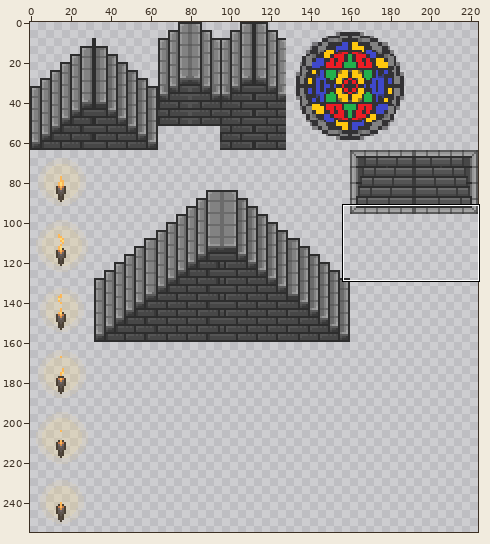
Sprite sheet, stored at resources/tilesets/Untitled (Recovered).png. Above: a wide view before the commit, with the close-up outlined.
Close-up. The starting point:
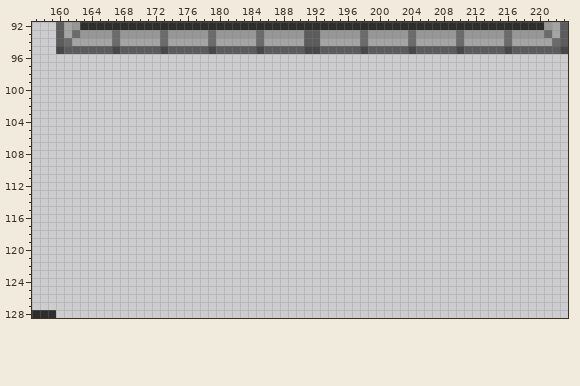
The file is 224x260 pixels. Shown: x 157..223, y 92..128. The wide view leaves out empty margins.
New version:
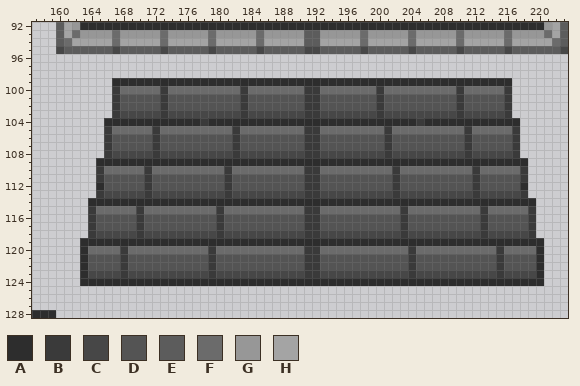
Palette (. is transparent): A #2d2d2d  B #3a3a3a  C #474747  D #545454  E #5c5c5c  F #6b6b6b  G #979797  H #a4a4a4
The edit:
There is now colour A in row 99 at x 167 to 216; in row 104 at x 166 to 177, 179 to 204 and 206 to 217; in row 109 at x 165 to 218; in row 112 at x 165 and 218; in row 114 at x 164 to 219; in row 119 at x 163 to 220.
There is now colour A in rows 120 to 123 at x 163 and 220; in row 124 at x 163 to 220.
There is now colour B in rows 100 to 103 at x 167, 173, 183, 191 to 192, 200, 210 and 216; in row 104 at x 178 and 205; in rows 105 to 108 at x 166, 172, 182, 191 to 192, 201, 211 and 217; in rows 110 to 111 at x 165, 171, 181, 191 to 192, 202, 212 and 218; in row 112 at x 171, 181, 191 to 192, 202 and 212; in row 113 at x 165, 171, 181, 191 to 192, 202, 212 and 218.
There is now colour B in rows 115 to 118 at x 164, 170, 180, 191 to 192, 203, 213 and 219; in rows 120 to 123 at x 168, 179, 191 to 192, 204 and 215.
There is now colour C in row 103 at x 168 to 172, 174 to 182, 184 to 190, 193 to 199, 201 to 209 and 211 to 215; in row 108 at x 167 to 171, 173 to 181, 183 to 190, 193 to 200, 202 to 210 and 212 to 216; in row 113 at x 166 to 170, 172 to 180, 182 to 190, 193 to 201, 203 to 211 and 213 to 217; in row 118 at x 165 to 169, 171 to 179, 181 to 190, 193 to 202, 204 to 212 and 214 to 218; in row 123 at x 164 to 167, 169 to 178, 180 to 190, 193 to 203, 205 to 214 and 216 to 219.
There is now colour D in rows 101 to 102 at x 168 to 172, 174 to 182, 184 to 190, 193 to 199, 201 to 209 and 211 to 215; in rows 106 to 107 at x 167 to 171, 173 to 181, 183 to 190, 193 to 200, 202 to 210 and 212 to 216; in rows 111 to 112 at x 166 to 170, 172 to 180, 182 to 190, 193 to 201, 203 to 211 and 213 to 217; in rows 116 to 117 at x 165 to 169, 171 to 179, 181 to 190, 193 to 202, 204 to 212 and 214 to 218; in rows 121 to 122 at x 164 to 167, 169 to 178, 180 to 190, 193 to 203, 205 to 214 and 216 to 219.
There is now colour F in row 100 at x 168 to 172, 174 to 182, 184 to 190, 193 to 199, 201 to 209 and 211 to 215; in row 105 at x 167 to 171, 173 to 181, 183 to 190, 193 to 200, 202 to 210 and 212 to 216; in row 110 at x 166 to 170, 172 to 180, 182 to 190, 193 to 201, 203 to 211 and 213 to 217; in row 115 at x 165 to 169, 171 to 179, 181 to 190, 193 to 202, 204 to 212 and 214 to 218; in row 120 at x 164 to 167, 169 to 178, 180 to 190, 193 to 203, 205 to 214 and 216 to 219.
Changed places in both close-ups, as pixel boxes (x1, y1, x2, y2):
added: (80, 78, 544, 286)
